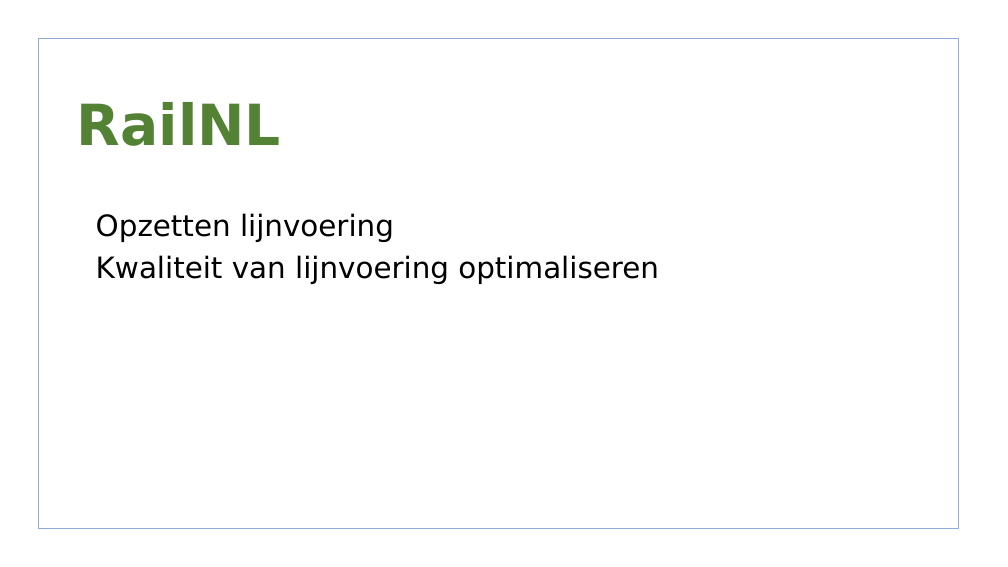
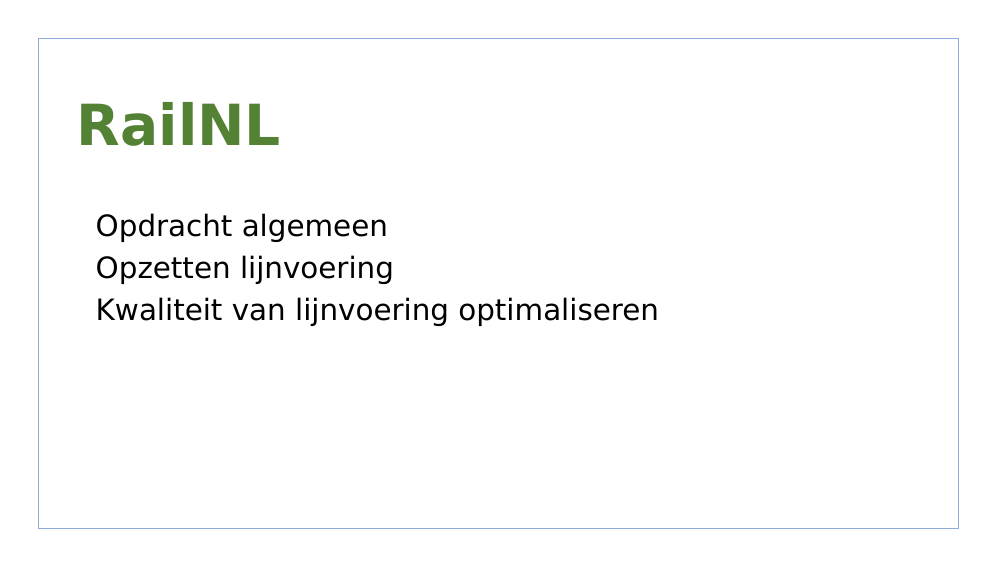
Before and after one commit to lisa259/RailNL, a slide deck: slide 2 of presentaties/Presentation 2.odp. Drawn at 1008x567 pixels with LibreOffice and Linux fonts; fonts in the diff are those of the drawing; background and template pictures are left out. Boxes give left, top, right and bottom in pixels: in the first picture for what was removed or moved away, otherwise in the second. Text is boxed around its words. In the diff, an @@ line names an element or a change of style, - is before the commit and + after.

```diff
--- a/presentaties/Presentation 2.odp
+++ b/presentaties/Presentation 2.odp
@@ text at [96,213,388,242]: paragraph added @@
+• Opdracht algemeen
```
Also in this commit, not shown: 4 other slides changed, 45 other files.
